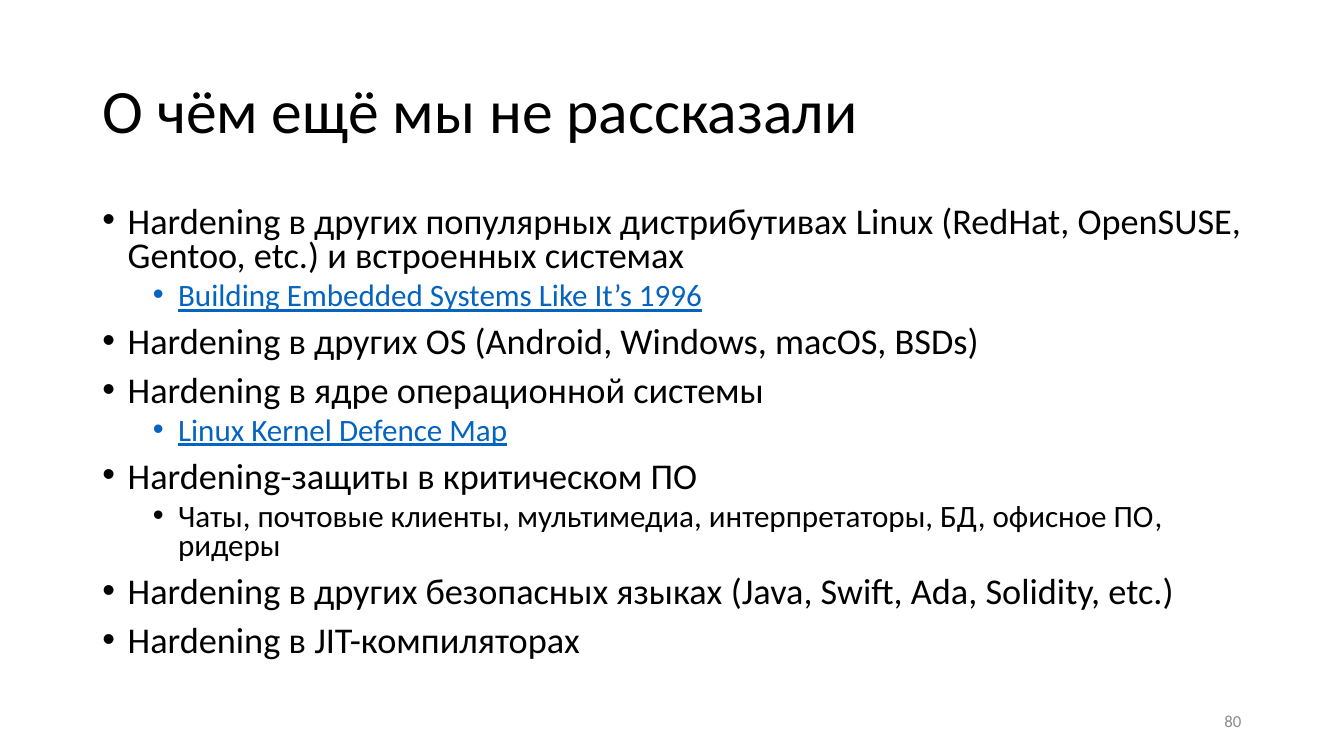
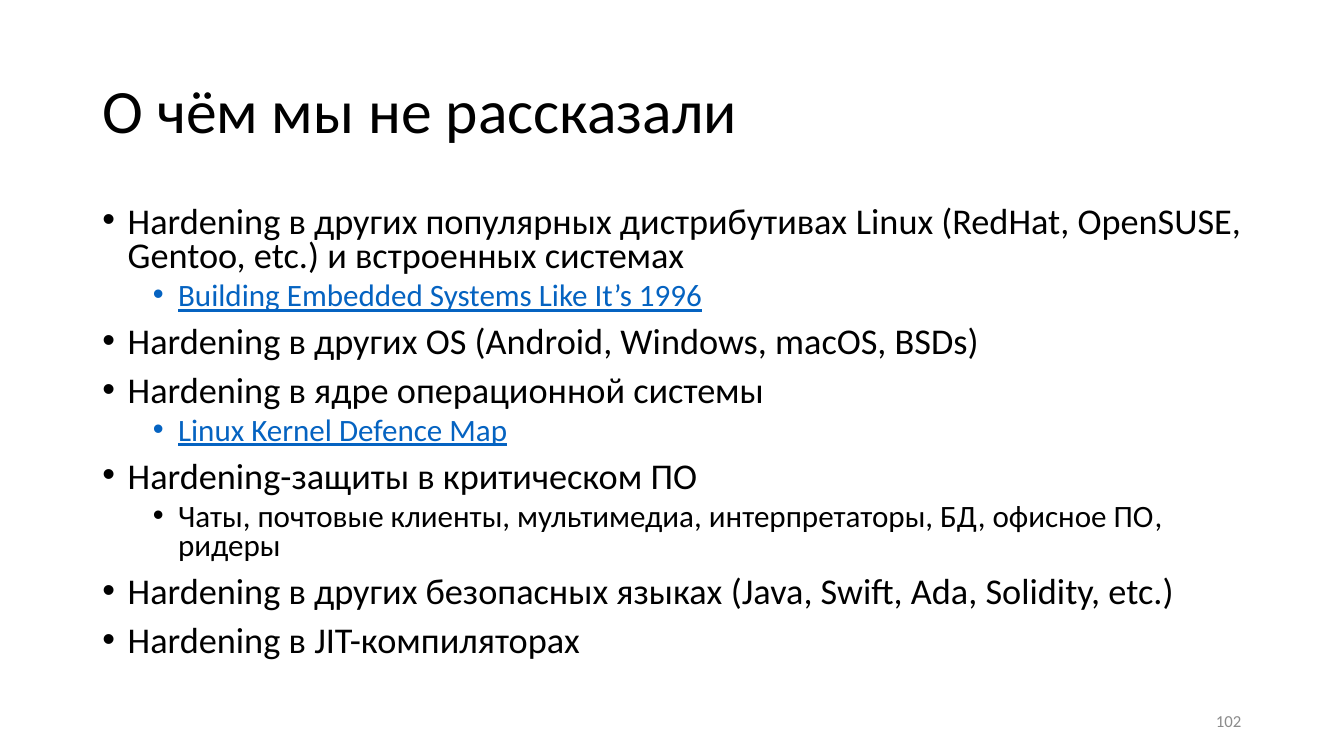
Before and after one commit to yugr/slides, a slide deck: slide 102 of CppZeroCost/2025/RU.pptx (slide 80 before the commit). Drawn at 1344x756 pixels with LibreOffice and Linux fonts; fonts in the diff are those of the drawing. Boxes give left, top, right and bottom in pixels: in the first picture for what was removed or moved away, otherwise in the second. Text is boxed around its words. In the diff, an @@ line names an element or a change of style, - is before the commit and + after.

```diff
--- a/CppZeroCost/2025/RU.pptx
+++ b/CppZeroCost/2025/RU.pptx
@@ title at <box>102,92,737,143</box>: text changed @@
-О чём ещё мы не рассказали
+О чём мы не рассказали
@@ page number at <box>1216,716,1241,727</box>: text changed @@
-80
+102
```
Also in this commit, not shown: 1 other slide changed, 21 slides added, 2 other files.
